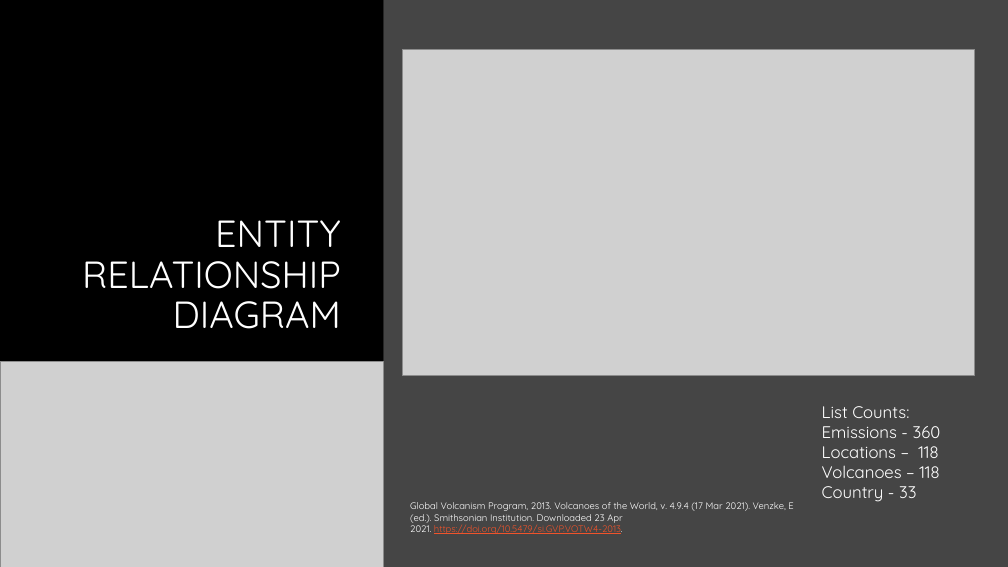
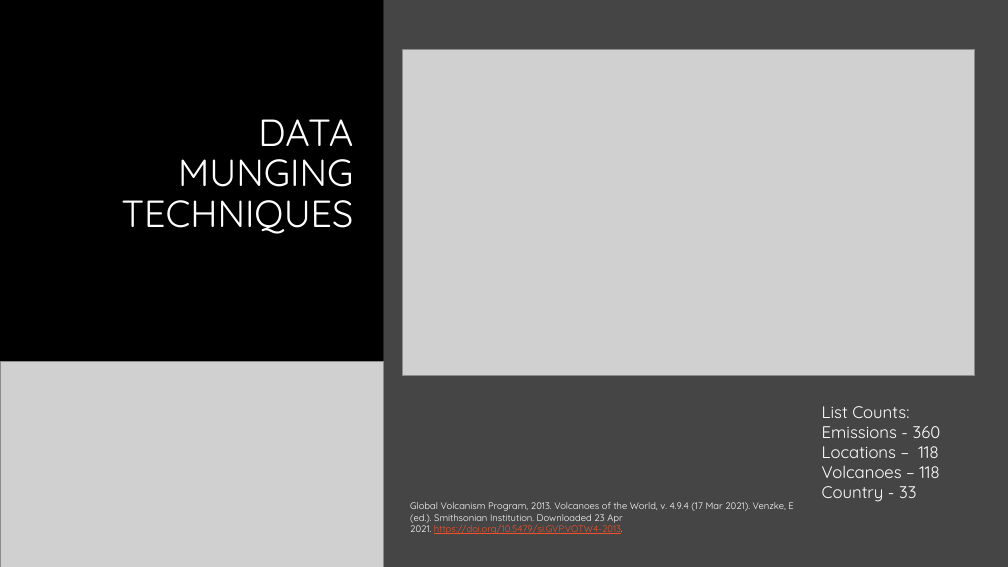
Before and after one commit to ashante112/Project2-Team2, a slide deck: slide 5 of Presentation.pptx (slide 6 before the commit). Drawn at 1008x567 pixels with LibreOffice and Linux fonts; fonts in the diff are those of the drawing; grey boxes stand for pictures; background and template pictures are left out. Boxes give left, top, right and bottom in pixels: in the first picture for what was removed or moved away, otherwise in the second. Text is boxed around its words. In the diff, an @@ line names an element or a change of style, - is before the commit and + after.

```diff
--- a/Presentation.pptx
+++ b/Presentation.pptx
@@ title at (x1=121, y1=119, x2=353, y2=234): text changed @@
-ENTITY RELATIONSHIP DIAGRAM
+DATA MUNGING TECHNIQUES
```
Also in this commit, not shown: 6 other slides changed, 5 slides added, 3 slides removed.
